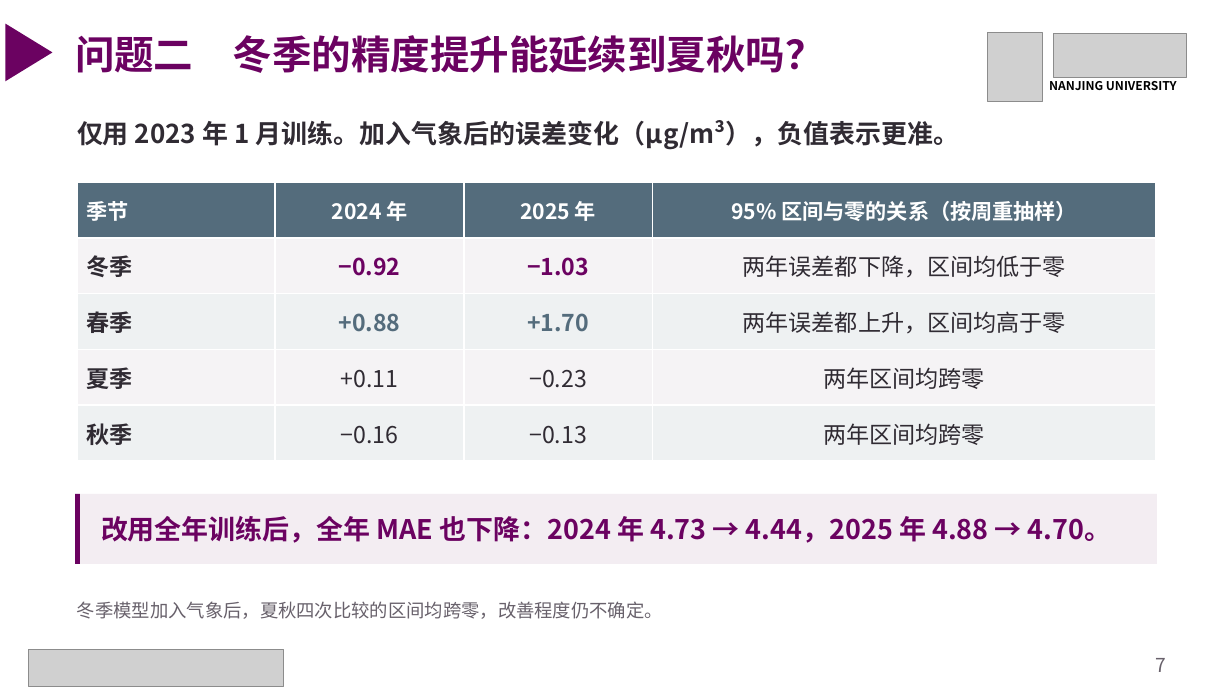
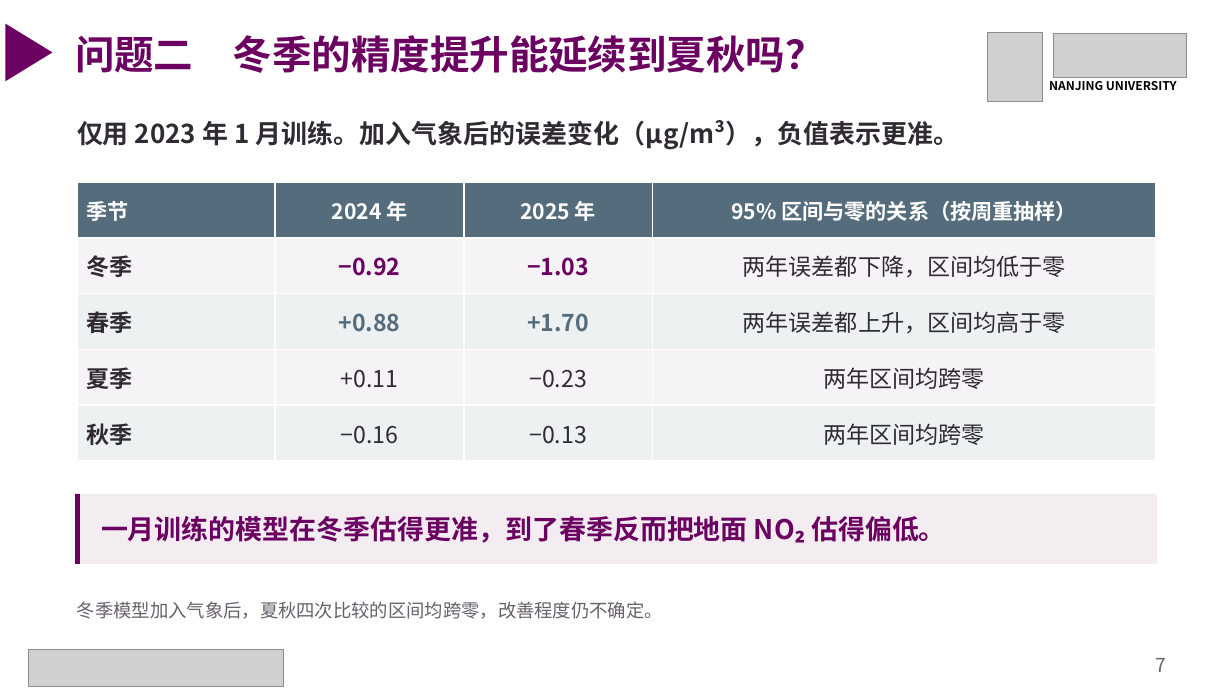
Before and after one commit to gxm-nju/china-air-pollution, a slide deck: slide 7 of docs/课堂展示.pptx. Drawn at 1232x693 pixels with LibreOffice and Linux fonts; fonts in the diff are those of the drawing; grey boxes stand for pictures. Boxes give left, top, right and bottom in pixels: in the first picture for what was removed or moved away, otherwise in the second. Text is boxed around its words. In the diff, an @@ line names an element or a change of style, - is before the commit and + after.

```diff
--- a/docs/课堂展示.pptx
+++ b/docs/课堂展示.pptx
@@ text at (101, 516, 946, 543): text changed @@
-改用全年训练后，全年 MAE 也下降：2024 年 4.73 → 4.44，2025 年 4.88 → 4.70。
+一月训练的模型在冬季估得更准，到了春季反而把地面 NO₂ 估得偏低。
```
Also in this commit, not shown: 7 other slides changed, 3 slides added, 1 slide removed, 20 other files.
